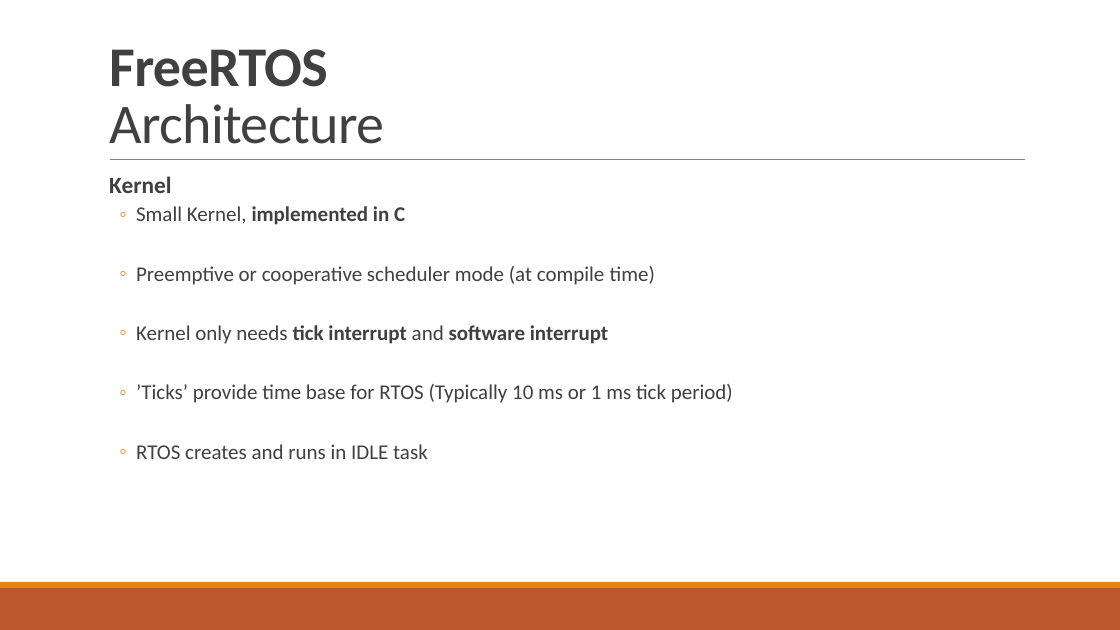
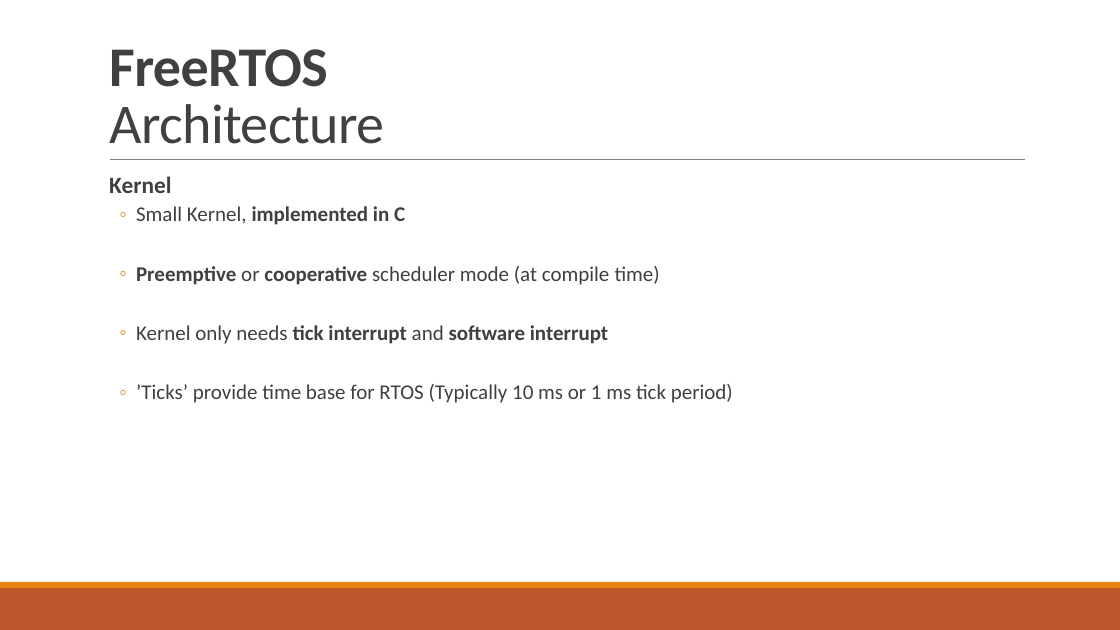
Before and after one commit to tfineich/INTRO_Projekt, a slide deck: slide 6 of Recap_SW5_Ineichen_Stecher.pptx (slide 7 before the commit). Drawn at 1120x630 pixels with LibreOffice and Linux fonts; fonts in the diff are those of the drawing. Boxes give left, top, right and bottom in pixels: in the first picture for what was removed or moved away, otherwise in the second. Text is boxed around its words. In the diff, an @@ line names an element or a change of style, - is before the commit and + after.

```diff
--- a/Recap_SW5_Ineichen_Stecher.pptx
+++ b/Recap_SW5_Ineichen_Stecher.pptx
@@ text at <box>136,266,660,285</box>: bold on in "Preemptive cooperative" @@
@@ text at <box>136,444,428,459</box>: paragraph removed @@
-  ◦ RTOS creates and runs in IDLE task
```
Also in this commit, not shown: 7 other slides changed, 2 slides removed.
